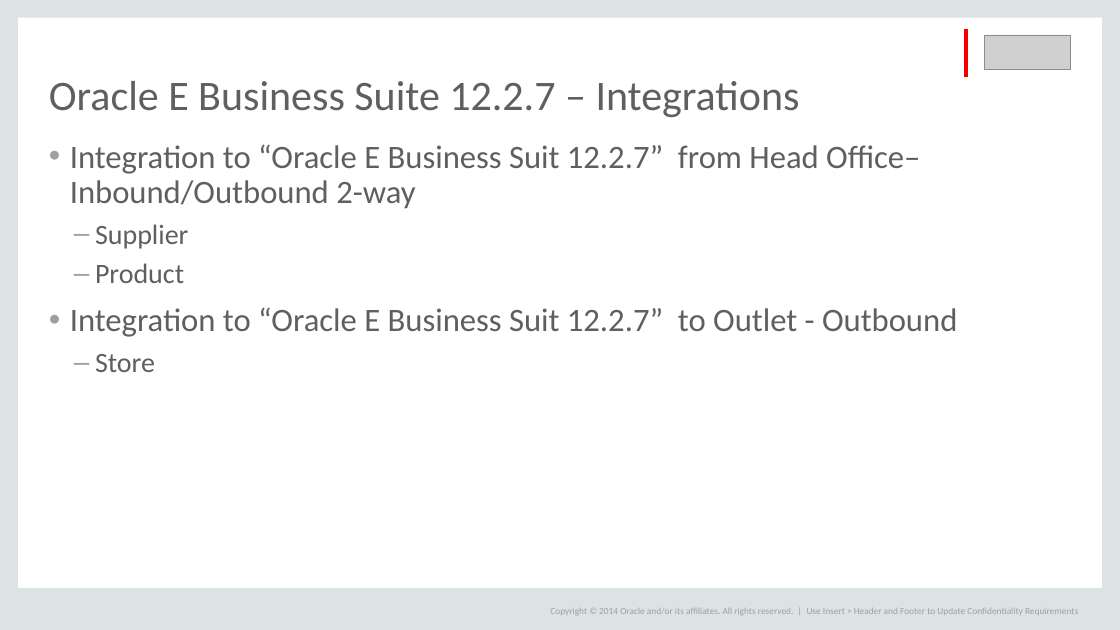
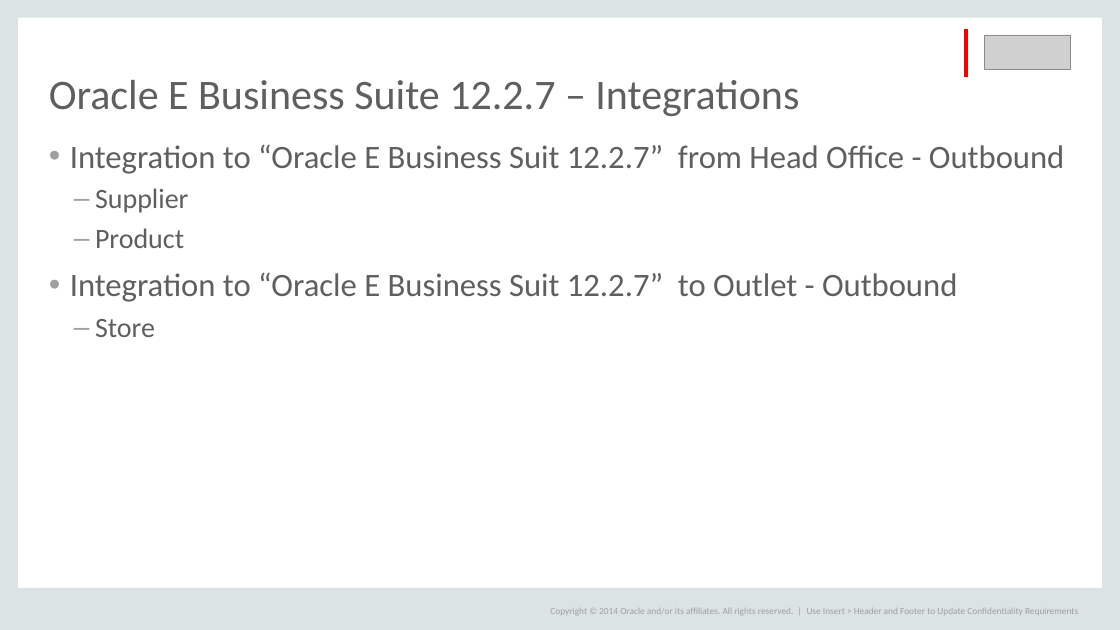
Before and after one commit to sayzsadz/lsl-test, a slide deck: slide 3 of LSL/AIM/Lanka Sathosa - Oracle E Business Suit 12.2.7 Integrations to PBSA POS.pptx. Drawn at 1120x630 pixels with LibreOffice and Linux fonts; fonts in the diff are those of the drawing; grey boxes stand for pictures; background and template pictures are left out. Boxes give left, top, right and bottom in pixels: in the first picture for what was removed or moved away, otherwise in the second. Text is boxed around its words. In the diff, an @@ line names an element or a change of style, - is before the commit and + after.

```diff
--- a/LSL/AIM/Lanka Sathosa - Oracle E Business Suit 12.2.7 Integrations to PBSA POS.pptx
+++ b/LSL/AIM/Lanka Sathosa - Oracle E Business Suit 12.2.7 Integrations to PBSA POS.pptx
@@ text at <box>70,144,1064,174</box>: text changed @@
-• Integration to “Oracle E Business Suit 12.2.7” from Head Office– Inbound/Outbound 2-way
+• Integration to “Oracle E Business Suit 12.2.7” from Head Office - Outbound
```
Also in this commit, not shown: 4 other slides changed, 24 other files.
